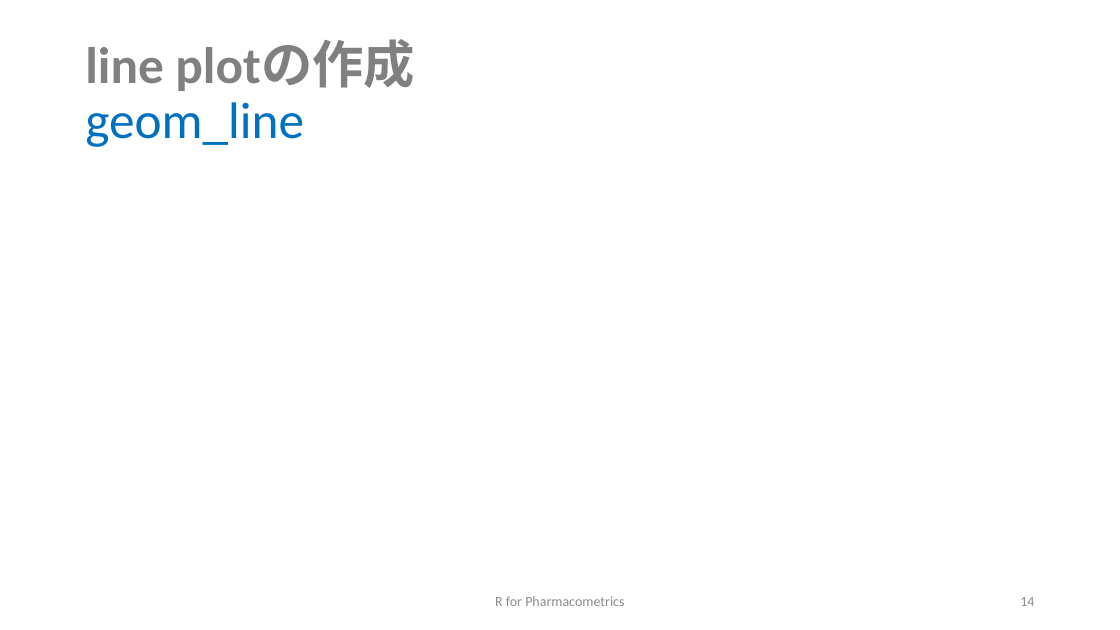
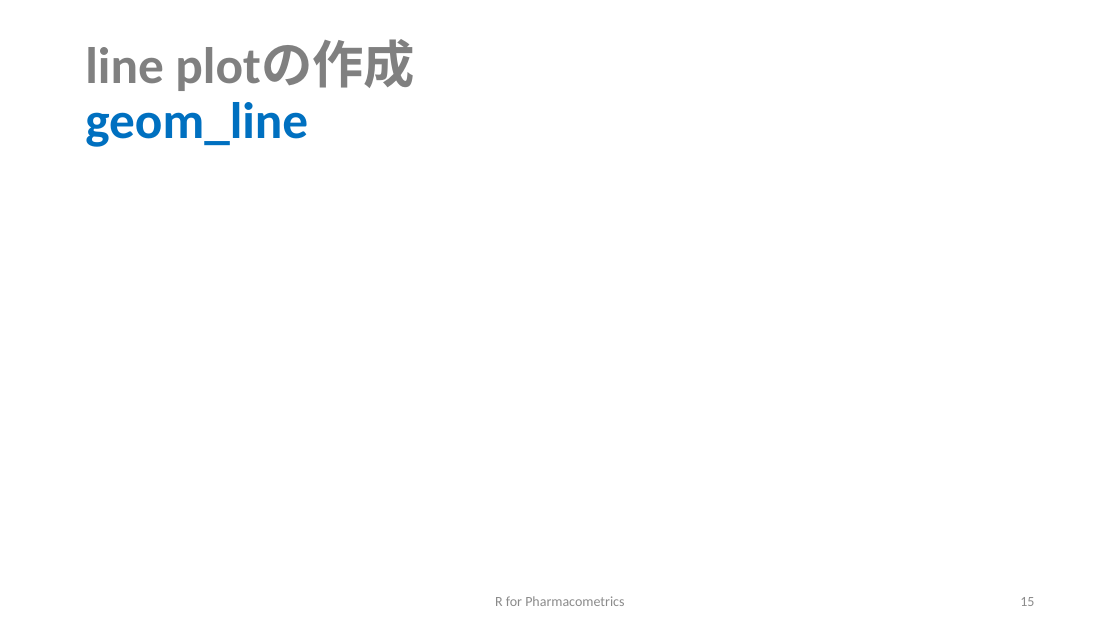
Before and after one commit to MasatoFukae/R-for-PMx, a slide deck: slide 15 of sample/1_data_handling.pptx (slide 14 before the commit). Drawn at 1120x630 pixels with LibreOffice and Linux fonts; fonts in the diff are those of the drawing. Boxes give left, top, right and bottom in pixels: in the first picture for what was removed or moved away, otherwise in the second. Text is boxed around its words. In the diff, an @@ line names an element or a change of style, - is before the commit and + after.

```diff
--- a/sample/1_data_handling.pptx
+++ b/sample/1_data_handling.pptx
@@ title "line plotの作成 geom_line" at (x1=85, y1=40, x2=415, y2=147): bold on in "geom_line" @@
@@ page number at (x1=1020, y1=597, x2=1034, y2=606): text changed @@
-14
+15
```
Also in this commit, not shown: 13 other slides changed, 1 slide added, 7 other files.
